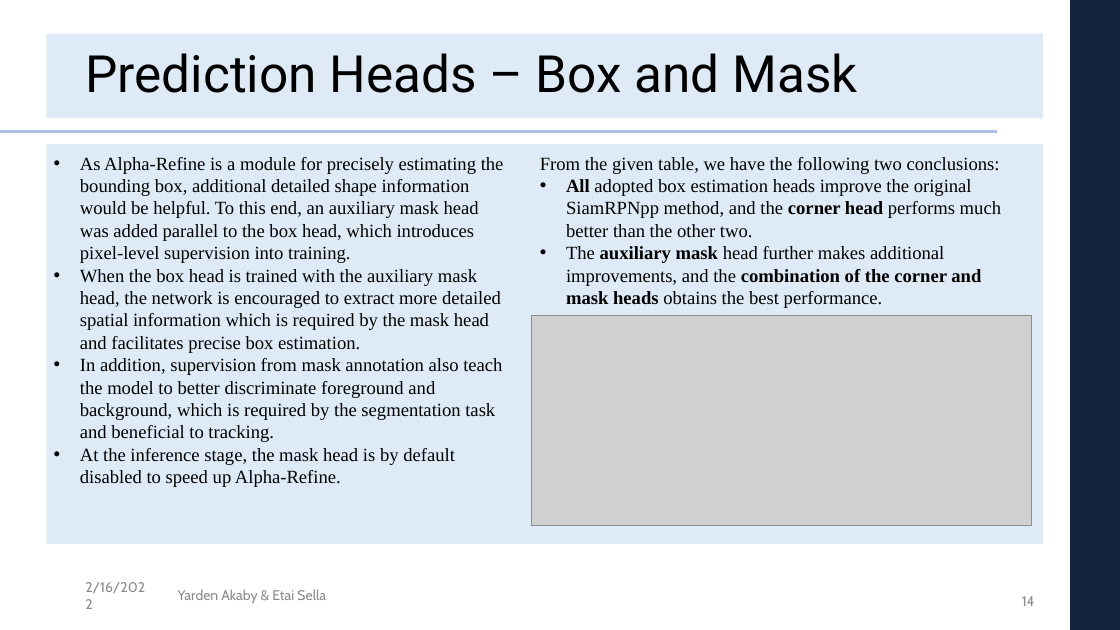
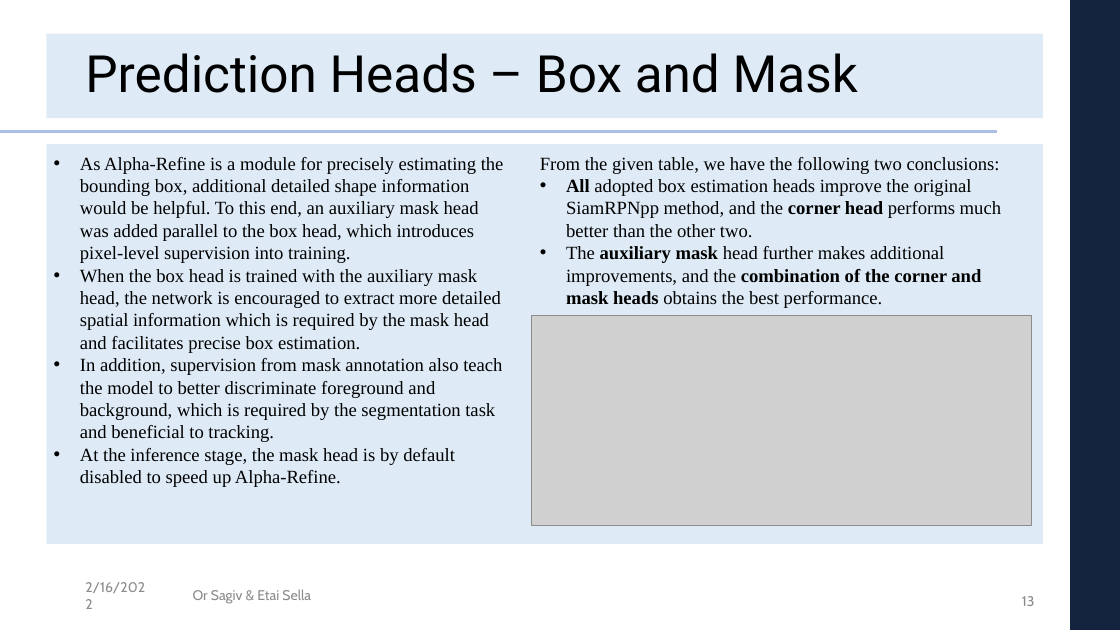
Before and after one commit to etaisella/AlphaRefine, a slide deck: slide 13 of Presentation/DL_project_presentation.pptx (slide 14 before the commit). Drawn at 1120x630 pixels with LibreOffice and Linux fonts; fonts in the diff are those of the drawing; grey boxes stand for pictures; background and template pictures are left out. Boxes give left, top, right and bottom in pixels: in the first picture for what was removed or moved away, otherwise in the second. Text is boxed around its words. In the diff, an @@ line names an element or a change of style, - is before the commit and + after.

```diff
--- a/Presentation/DL_project_presentation.pptx
+++ b/Presentation/DL_project_presentation.pptx
@@ text at (x1=193, y1=589, x2=311, y2=604): text changed @@
-Yarden Akaby & Etai Sella
+Or Sagiv & Etai Sella
@@ page number at (x1=1022, y1=596, x2=1035, y2=606): text changed @@
-14
+13
```
Also in this commit, not shown: 13 other slides changed, 1 slide removed.
